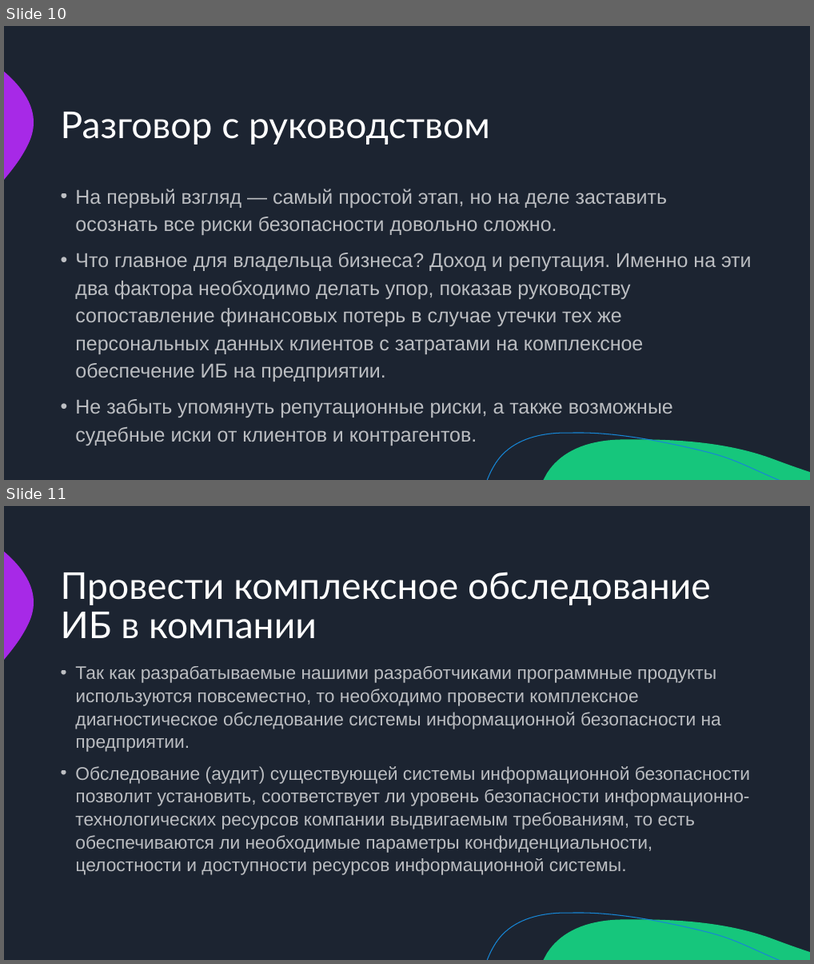
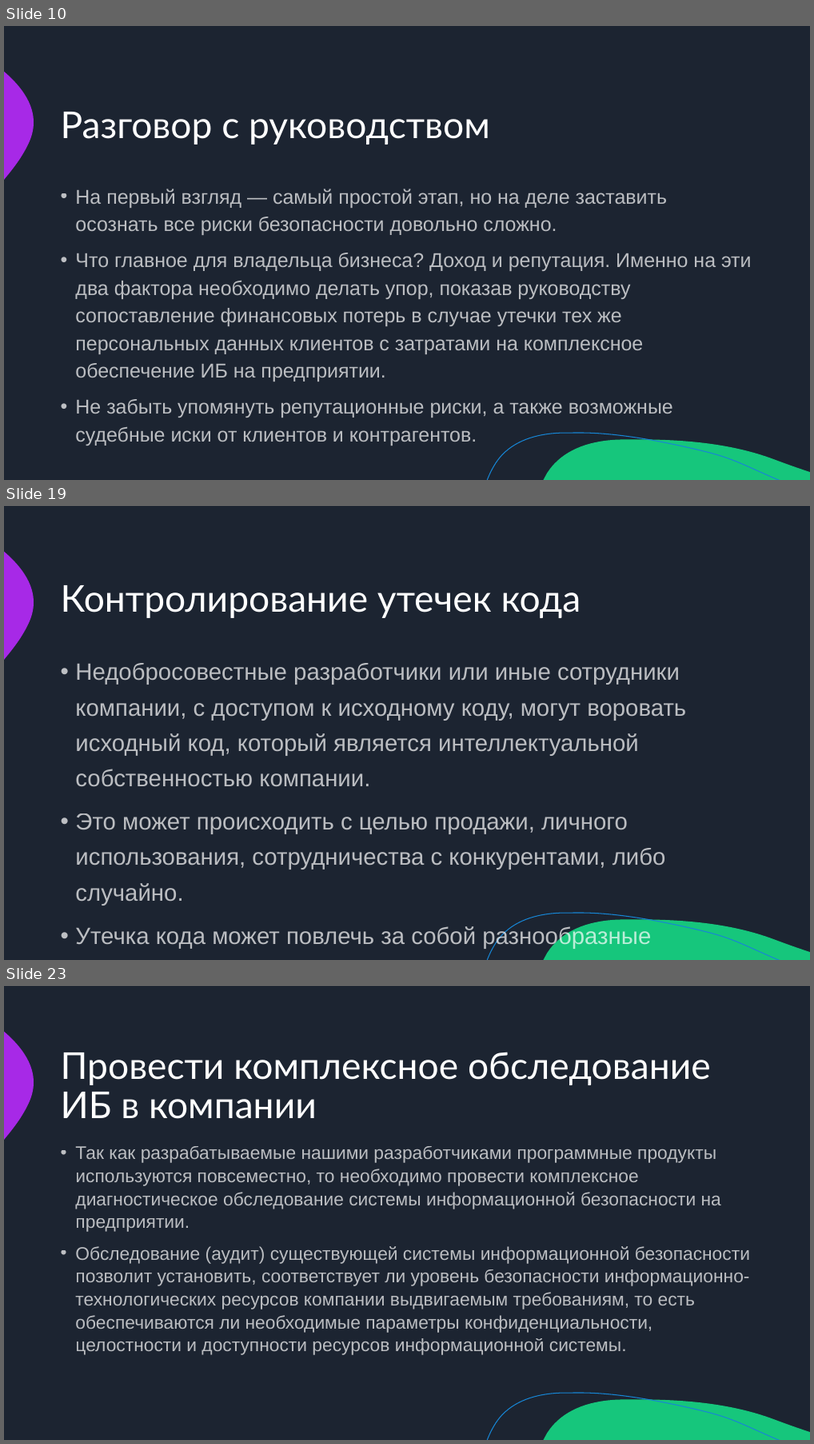
Before and after one commit to misterHush/pd, a slide deck: src/Овсянников_Презентация.pptx. Shown one above the other, each under a label of ours: slides 10 and 11 before the commit, slides 10, 19 and 23 after it; the slides between them are not shown. The pictures are 814x964 and 814x1444 pixels, drawn with LibreOffice and Linux fonts; fonts in the diff are those of the drawing. Boxes give left, top, right and bottom in pixels: in the first picture for what was removed or moved away, otherwise in the second. Text is boxed around its words. In the diff, an @@ line names an element or a change of style, - is before the commit and + after.

```diff
--- a/src/Овсянников_Презентация.pptx
+++ b/src/Овсянников_Презентация.pptx
@@ slide 19 added at bbox=[4, 506, 810, 960], background #1C2431; not listed: 3 template elements that a slide beside it also shows @@
@@ title added at bbox=[61, 585, 582, 618], 44 pt, text #FFFFFF @@
+Контролирование утечек кода
@@ text added at bbox=[75, 663, 686, 948], 28 pt, text #FFFFFF at 70% opacity @@
+• Недобросовестные разработчики или иные сотрудники компании, с доступом к исходному коду, могут воровать исходный код, который является интеллектуальной собственностью компании.
+• Это может происходить с целью продажи, личного использования, сотрудничества с конкурентами, либо случайно.
+• Утечка кода может повлечь за собой разнообразные события, большинство из которых нежелательно для компании.
@@ what was slide 11 is now slide 23 @@
```
Also in this commit, not shown: 4 slides changed, 11 other slides added.
